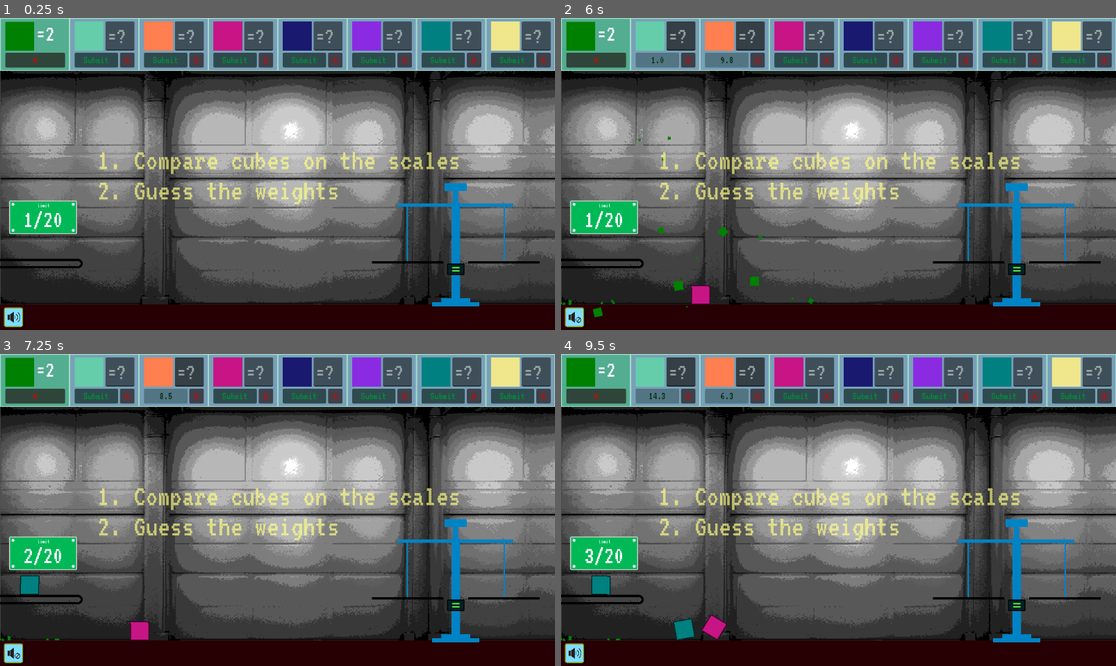
Above: before the commit, frames 1-4 (two rows, left to right).
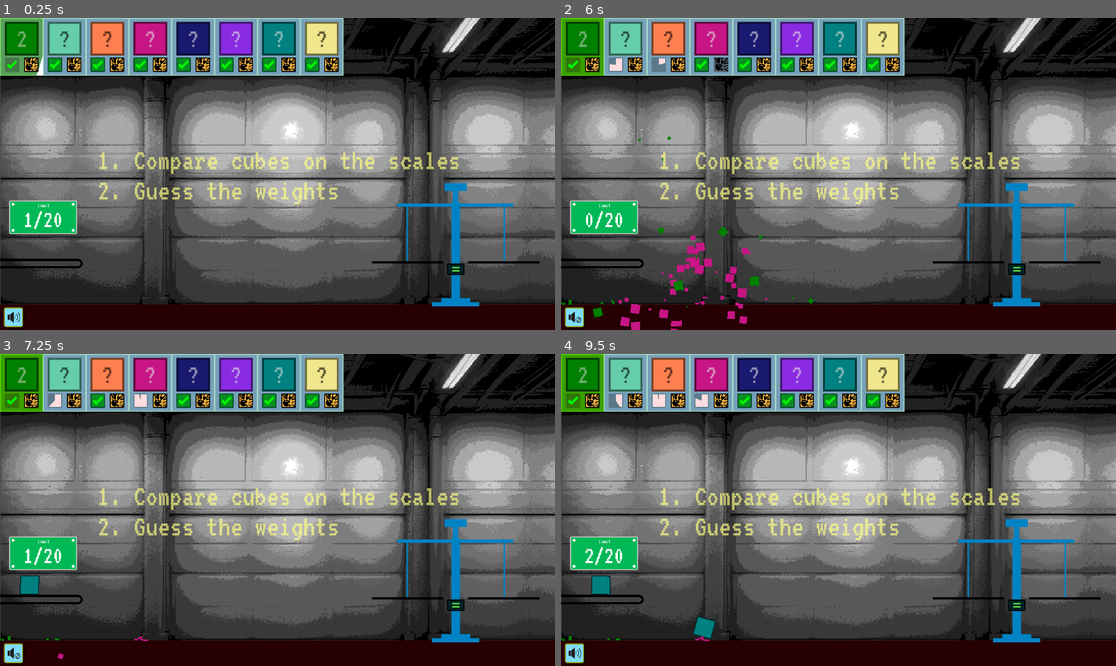
Above: after the commit, the same moments.

Repository: bjornarprytz/scale
Game: Godot game, scene res://main.tscn
Same seed, same stepped clock (60 frames per second), same inputs: the game is played once before the commit and once after it.
Inputs (mouse positions are in pixels of both pictures, inside the frame that each line leads up to):
- Up to frame 1 (0.25 s): no input
- Up to frame 2 (6 s): click (594, 58) at 0.5 s, where only the run before the commit has a clickable "X"; click (594, 64) at 1.27 s; click (655, 61) at 2 s, where only the run before the commit has a clickable "Submit"; click (688, 61) at 2.75 s, where only the run before the commit has a clickable "X"; click (616, 64) at 3.52 s; click (577, 317) at 4.25 s; click (594, 64) at 5.02 s; click (727, 61) at 5.75 s, where only the run before the commit has a clickable "Submit"
- Up to frame 3 (7.25 s): click (138, 400) at 6.52 s
- Up to frame 4 (9.5 s): click (577, 653) at 7.25 s; click (594, 400) at 8.02 s; click (655, 397) at 8.75 s, where only the run before the commit has a clickable "Submit"

The runs differ from the first frame. In frame 1, 16% of the frame differs, in the area x 0-100%, y 0-19%; in frame 2, 18%, in the area x 0-100%, y 0-100%; in frame 3, 17%; in frame 4, 17%.

Commit message:
Compressed answer ui

Diff:
--- a/src/autoload/autoload.gd
+++ b/src/autoload/autoload.gd
@@ -57,3 +57,21 @@
 		wrong_answers += 1
 
 	return false
+
+static func get_contrast(c : Color) -> Color:
+	var red = c.r
+	var green = c.g
+	var blue = c.b
+	var alpha = c.a
+
+	# Convert red, green, and blue to relative luminance
+	var relative_luminance = 0.2126 * red + 0.7152 * green + 0.0722 * blue
+
+	# Determine if the contrast color should be light or dark
+	var contrast_color: Color
+	if relative_luminance > 0.5:
+		contrast_color = Color(0, 0, 0, alpha)
+	else:
+		contrast_color = Color(1, 1, 1, alpha)
+
+	return contrast_color
--- a/src/main.gd
+++ b/src/main.gd
@@ -6,7 +6,6 @@
 
 @onready var cube_spawner = preload("res://things/cube.tscn")
 @onready var answer_spawner = preload("res://things/answer.tscn")
-@onready var known_spawner = preload("res://things/known.tscn")
 
 @onready var spawn_point : Node2D = $SpawnPoint
 @onready var info : GridContainer = $UIBack/Control/AnswerGrid
@@ -22,11 +21,9 @@
 	Autoload.game_over.connect(_game_over)
 
 	var known_info = Autoload.kinds.pick_random()
-	Autoload.submit_answer(known_info, known_info.weight)
 
-	var kn = known_spawner.instantiate()
-	kn.set_kind(known_info)
-
+	var kn = answer_spawner.instantiate() as AnswerField
+	kn.set_kind(known_info, true)
 	info.add_child(kn)
 
 	for k in Autoload.kinds:
@@ -60,23 +57,17 @@
 		tween.tween_property($UIFore/Credits, "position:y", -900, 10.0)
 
 func _shortcut_input(event: InputEvent) -> void:
-
 	if (event.keycode == KEY_TAB):
 		var first : AnswerField
-		var previous : AnswerField
 		for a in $UIBack/Control/AnswerGrid.get_children():
 			if !(a is AnswerField) or !a.editable:
 				continue
 			var answer_field = a as AnswerField
+			if (answer_field.focus):
+				return
 
 			if first == null:
 				first = answer_field
-
-			if (previous != null and previous.focus):
-				answer_field.focus = true
-				return
-
-			previous = answer_field
 
 		first.focus = true
 
--- a/src/main.tscn
+++ b/src/main.tscn
@@ -282,7 +282,7 @@
 text = "[rainbow]Credits[/rainbow]
 
 
-[wave freq=10.0 amp=30]Music by KBHMF[/wave]
+[wave freq=10.0 amp=30]Music by KBHMFS[/wave]
 
 
 
--- a/src/things/answer.gd
+++ b/src/things/answer.gd
@@ -4,12 +4,14 @@
 
 var my_kind : ElementCube.Kind
 var is_submitting : bool
+var is_known : bool
 
-@onready var text_edit : TextEdit = $Answer/H/TextEdit
+@onready var text_edit : LineEdit = $Answer/H/TextEdit
 @onready var submit : Button = $Answer/H2/Submit
 @onready var clear : Button = $Answer/H2/Clear
-@onready var sheen : ColorRect = $Answer/H2/Submit/Sheen
+@onready var sheen : ColorRect = $Sheen
 @onready var color_cube : ColorRect = $Answer/H/CubeColor
+@onready var cooldown : TextureProgressBar = $Answer/H2/Submit/Cooldown
 
 @onready var correct_effect = preload("res://things/correct-2-46134.mp3")
 @onready var wrong_effect = preload("res://things/wrong-47985.mp3")
@@ -27,15 +29,30 @@
 		else:
 			text_edit.release_focus()
 
+func set_kind(kind: ElementCube.Kind, known := false):
+	$Answer/H/CubeColor.modulate = kind.color
+	my_kind = kind
+	is_known = known
+	$Answer/H/TextEdit.modulate = Autoload.get_contrast(kind.color)
+
+func _force_correct():
+	$Answer/H/TextEdit.text = str(my_kind.weight)
+	_submit(str(my_kind.weight))
+
+
 func _ready() -> void:
 	clear.button_down.connect(_clear)
 	submit.button_down.connect(_submit)
 	text_edit.text_changed.connect(_on_text_input)
+	text_edit.text_submitted.connect(_submit)
+
+	if (is_known):
+		_force_correct()
 
 func _clear():
 	Autoload.purge.emit(my_kind)
 
-func _submit():
+func _submit(text: String):
 	if (is_submitting):
 		return
 
@@ -45,41 +62,44 @@
 
 	var tween = create_tween()
 
-	if (Autoload.submit_answer(my_kind, int(text_edit.text))):
-		submit.text = "Solved!"
+	if (Autoload.submit_answer(my_kind, int(text))):
 		tween.tween_property(self, "self_modulate", Color.WHITE, 0.08)
 		tween.set_parallel()
-		tween.tween_property(sheen, "position:x", 150.0, 0.3)
+		tween.tween_property(sheen, "position:x", 200.0, 0.4)
 		tween.tween_property(self, "self_modulate", Color.LAWN_GREEN, 0.5)
+		text_edit.focus_mode = Control.FOCUS_NONE
 		$Effect.stream = correct_effect
 		$Effect.play()
 		await tween.finished
 	else:
 		Autoload.purge.emit(my_kind)
 
+		$Answer/H2/Submit/Icon.visible = false
 		var penalty = float((Autoload.wrong_answers)) * 5.0
-		tween.tween_method(_set_submit_text_countdown, penalty, 0.0, penalty)
+		cooldown.value = 100
+		cooldown.visible = true
+		tween.tween_property(cooldown, "value", 0, penalty)
 		$Effect.stream = wrong_effect
 		$Effect.play()
 		await tween.finished
 		text_edit.editable = true
 		text_edit.clear()
+		cooldown.visible = false
+		$Answer/H2/Submit/Icon.visible = true
 		submit.disabled = false
-		submit.text = "Submit"
 
 	is_submitting = false
 
 func _set_submit_text_countdown(t: float):
 	submit.text = "%0.1f" % t
 
-func _on_text_input():
+func _on_text_input(new_text : String):
 	var final_text = ""
-	var should_submit = text_edit.text.ends_with('\n')
 
 	var regex = RegEx.new()
 	regex.compile("[0-9]")
 
-	var regex_match = regex.search_all(text_edit.text)
+	var regex_match = regex.search_all(new_text)
 	if regex_match:
 		for i in range(0,regex_match.size()):
 			final_text += regex_match[i].get_string()
@@ -90,9 +110,5 @@
 	text_edit.text = final_text
 	text_edit.set_caret_column(final_text.length())
 
-	if should_submit and text_edit.text.length() > 0:
-		_submit()
-
-func set_kind(kind: ElementCube.Kind):
-	$Answer/H/CubeColor.modulate = kind.color
-	my_kind = kind
+func _on_submit_pressed() -> void:
+	_submit(text_edit.text)
--- a/src/things/answer.tscn
+++ b/src/things/answer.tscn
@@ -1,7 +1,10 @@
-[gd_scene load_steps=6 format=3 uid="uid://bolcr315p01ql"]
+[gd_scene load_steps=14 format=3 uid="uid://bolcr315p01ql"]
 
 [ext_resource type="Script" path="res://things/answer.gd" id="1_rjccp"]
 [ext_resource type="FontFile" uid="uid://ck5dgaslygqp3" path="res://things/VT323-Regular.ttf" id="1_ry2qf"]
+[ext_resource type="Texture2D" uid="uid://6lq6obmsgh10" path="res://things/ok-2307342_1280.png" id="3_5uqmw"]
+[ext_resource type="Texture2D" uid="uid://c4v707mod2ko4" path="res://things/explosive.png" id="4_3fj1b"]
+[ext_resource type="Texture2D" uid="uid://dscec4wxigo04" path="res://things/white-square.png" id="4_oe066"]
 
 [sub_resource type="StyleBoxFlat" id="StyleBoxFlat_bey85"]
 bg_color = Color(0.466667, 0.627451, 0.721569, 1)
@@ -13,20 +16,59 @@
 
 [sub_resource type="Theme" id="Theme_cqygd"]
 default_font = ExtResource("1_ry2qf")
-default_font_size = 48
+default_font_size = 56
+
+[sub_resource type="StyleBoxEmpty" id="StyleBoxEmpty_75pex"]
+
+[sub_resource type="StyleBoxEmpty" id="StyleBoxEmpty_nctwy"]
+
+[sub_resource type="StyleBoxEmpty" id="StyleBoxEmpty_24a2d"]
+
+[sub_resource type="StyleBoxFlat" id="StyleBoxFlat_yuf1i"]
+bg_color = Color(0.0313726, 0.564706, 0.121569, 1)
+border_width_left = 2
+border_width_top = 2
+border_width_right = 2
+border_width_bottom = 2
+border_color = Color(0.0156863, 0.25098, 0.152941, 1)
+corner_radius_top_left = 2
+corner_radius_top_right = 2
+corner_radius_bottom_right = 2
+corner_radius_bottom_left = 2
+anti_aliasing = false
 
 [sub_resource type="Theme" id="Theme_50a6j"]
 default_font = ExtResource("1_ry2qf")
 default_font_size = 22
 
+[sub_resource type="StyleBoxFlat" id="StyleBoxFlat_w1w6d"]
+bg_color = Color(1, 0.72549, 0.254902, 1)
+border_width_left = 2
+border_width_top = 2
+border_width_right = 2
+border_width_bottom = 2
+border_color = Color(0, 0, 0, 1)
+corner_radius_top_left = 2
+corner_radius_top_right = 2
+corner_radius_bottom_right = 2
+corner_radius_bottom_left = 2
+anti_aliasing = false
+
 [node name="Panel" type="Panel"]
-custom_minimum_size = Vector2(0, 110)
-offset_top = 1.0
-offset_right = 154.0
-offset_bottom = 104.0
-size_flags_horizontal = 3
+clip_contents = true
+custom_minimum_size = Vector2(90, 120)
+offset_right = 90.0
+offset_bottom = 120.0
 theme_override_styles/panel = SubResource("StyleBoxFlat_bey85")
 script = ExtResource("1_rjccp")
+
+[node name="Sheen" type="ColorRect" parent="."]
+layout_mode = 0
+offset_left = -16.0
+offset_top = -17.0
+offset_right = -1.0
+offset_bottom = 128.0
+rotation = 0.306303
 
 [node name="Answer" type="VBoxContainer" parent="."]
 layout_mode = 1
@@ -35,53 +77,138 @@
 anchor_top = 0.5
 anchor_right = 0.5
 anchor_bottom = 0.5
-offset_left = -62.0
-offset_top = -48.0
-offset_right = 62.0
-offset_bottom = 48.0
+offset_left = -35.0
+offset_top = -52.0
+offset_right = 35.0
+offset_bottom = 52.0
 grow_horizontal = 2
 grow_vertical = 2
 
-[node name="H" type="HBoxContainer" parent="Answer"]
+[node name="H" type="Control" parent="Answer"]
+custom_minimum_size = Vector2(70, 70)
 layout_mode = 2
 
 [node name="CubeColor" type="ColorRect" parent="Answer/H"]
-custom_minimum_size = Vector2(60, 60)
-layout_mode = 2
-size_flags_horizontal = 3
-
-[node name="TextEdit" type="TextEdit" parent="Answer/H"]
-custom_minimum_size = Vector2(60, 60)
-layout_mode = 2
+custom_minimum_size = Vector2(70, 70)
+layout_mode = 2
+offset_right = 60.0
+offset_bottom = 60.0
+size_flags_horizontal = 3
+
+[node name="CubeColor" type="ColorRect" parent="Answer/H/CubeColor"]
+layout_mode = 0
+offset_right = 4.0
+offset_bottom = 70.0
+size_flags_horizontal = 3
+color = Color(0.47451, 0.47451, 0.47451, 1)
+
+[node name="CubeColor2" type="ColorRect" parent="Answer/H/CubeColor"]
+layout_mode = 0
+offset_left = 66.0
+offset_right = 70.0
+offset_bottom = 70.0
+size_flags_horizontal = 3
+color = Color(0.47451, 0.47451, 0.47451, 1)
+
+[node name="CubeColor3" type="ColorRect" parent="Answer/H/CubeColor"]
+layout_mode = 0
+offset_left = 70.0
+offset_right = 74.0
+offset_bottom = 70.0
+rotation = 1.57079
+size_flags_horizontal = 3
+color = Color(0.47451, 0.47451, 0.47451, 1)
+
+[node name="CubeColor4" type="ColorRect" parent="Answer/H/CubeColor"]
+layout_mode = 0
+offset_left = 70.0
+offset_top = 66.0
+offset_right = 74.0
+offset_bottom = 136.0
+rotation = 1.57079
+size_flags_horizontal = 3
+color = Color(0.47451, 0.47451, 0.47451, 1)
+
+[node name="TextEdit" type="LineEdit" parent="Answer/H"]
+custom_minimum_size = Vector2(70, 50)
+layout_mode = 0
+offset_left = -17.0
+offset_top = 7.0
+offset_right = 87.0
+offset_bottom = 64.0
 theme = SubResource("Theme_cqygd")
-placeholder_text = "=?"
-scroll_fit_content_height = true
+theme_override_colors/font_outline_color = Color(0, 0, 0, 0)
+theme_override_colors/selection_color = Color(0, 0, 0, 0)
+theme_override_constants/caret_width = 3
+theme_override_styles/normal = SubResource("StyleBoxEmpty_75pex")
+theme_override_styles/focus = SubResource("StyleBoxEmpty_nctwy")
+theme_override_styles/read_only = SubResource("StyleBoxEmpty_24a2d")
+placeholder_text = "?"
+alignment = 1
+max_length = 2
+context_menu_enabled = false
+shortcut_keys_enabled = false
+middle_mouse_paste_enabled = false
+selecting_enabled = false
+caret_blink = true
 
 [node name="H2" type="HBoxContainer" parent="Answer"]
 layout_mode = 2
+theme_override_constants/separation = 10
 
 [node name="Submit" type="Button" parent="Answer/H2"]
-modulate = Color(0, 0.643137, 0.270588, 1)
+custom_minimum_size = Vector2(30, 30)
+layout_mode = 2
+focus_mode = 0
+theme_override_styles/normal = SubResource("StyleBoxFlat_yuf1i")
+
+[node name="Icon" type="TextureRect" parent="Answer/H2/Submit"]
+modulate = Color(0, 0.956863, 0, 1)
+layout_mode = 2
+offset_left = 4.0
+offset_top = 6.0
+offset_right = 26.0
+offset_bottom = 27.0
+mouse_filter = 2
+theme = SubResource("Theme_50a6j")
+texture = ExtResource("3_5uqmw")
+expand_mode = 1
+stretch_mode = 4
+
+[node name="Cooldown" type="TextureProgressBar" parent="Answer/H2/Submit"]
+visible = false
+layout_mode = 0
+offset_left = 2.0
+offset_top = 2.0
+offset_right = 28.0
+offset_bottom = 28.0
+value = 100.0
+fill_mode = 4
+nine_patch_stretch = true
+texture_progress = ExtResource("4_oe066")
+tint_under = Color(0, 0, 0, 1)
+tint_progress = Color(1, 0.866667, 0.878431, 1)
+
+[node name="Clear" type="Button" parent="Answer/H2"]
 clip_contents = true
-custom_minimum_size = Vector2(30, 0)
-layout_mode = 2
-size_flags_horizontal = 3
+custom_minimum_size = Vector2(30, 30)
+layout_mode = 2
+focus_mode = 0
+theme_override_styles/normal = SubResource("StyleBoxFlat_w1w6d")
+
+[node name="Icon" type="TextureRect" parent="Answer/H2/Clear"]
+modulate = Color(0, 0, 0, 1)
+layout_mode = 0
+offset_left = -1.0
+offset_top = -24.0
+offset_right = 56.0
+offset_bottom = 31.0
+mouse_filter = 2
 theme = SubResource("Theme_50a6j")
-theme_override_colors/font_disabled_color = Color(0, 0.223529, 0.184314, 1)
-text = "Submit"
-
-[node name="Sheen" type="ColorRect" parent="Answer/H2/Submit"]
-layout_mode = 0
-offset_left = -28.0
-offset_top = -16.0
-offset_right = -13.0
-offset_bottom = 43.0
-rotation = 0.532896
-
-[node name="Clear" type="Button" parent="Answer/H2"]
-modulate = Color(1, 0, 0, 1)
-custom_minimum_size = Vector2(30, 0)
-layout_mode = 2
-text = "X"
+texture = ExtResource("4_3fj1b")
+expand_mode = 1
+stretch_mode = 4
 
 [node name="Effect" type="AudioStreamPlayer2D" parent="."]
+
+[connection signal="pressed" from="Answer/H2/Submit" to="." method="_on_submit_pressed"]
--- a/src/things/cube.gd
+++ b/src/things/cube.gd
@@ -42,7 +42,7 @@
 func _reveal_weight():
 	$Weight.clear()
 	$Weight.append_text("[center]"+str(kind.weight))
-	$Weight.modulate = _get_contrast(kind.color)
+	$Weight.modulate = Autoload.get_contrast(kind.color)
 
 func _physics_process(delta: float) -> void:
 	var vp_rect = get_viewport_rect().grow(60.0)
@@ -127,21 +127,3 @@
 func _on_mouse_exited() -> void:
 	hovered = false
 	light.visible = false
-
-func _get_contrast(c : Color) -> Color:
-	var red = c.r
-	var green = c.g
-	var blue = c.b
-	var alpha = c.a
-
-	# Convert red, green, and blue to relative luminance
-	var relative_luminance = 0.2126 * red + 0.7152 * green + 0.0722 * blue
-
-	# Determine if the contrast color should be light or dark
-	var contrast_color: Color
-	if relative_luminance > 0.5:
-		contrast_color = Color(0, 0, 0, alpha)
-	else:
-		contrast_color = Color(1, 1, 1, alpha)
-
-	return contrast_color
--- a/src/things/known.gd
+++ /dev/null
@@ -1,14 +0,0 @@
-extends Panel
-
-var my_kind
-
-func _ready() -> void:
-	$Known/Button.button_down.connect(_click)
-
-func _click():
-	Autoload.purge.emit(my_kind)
-
-func set_kind(kind: ElementCube.Kind):
-	$Known/H/ColorRect.color = kind.color
-	$Known/H/Known.text = "=" + str(kind.weight)
-	my_kind = kind
--- a/src/things/known.tscn
+++ /dev/null
@@ -1,59 +0,0 @@
-[gd_scene load_steps=5 format=3 uid="uid://bqkl2fyr4no5r"]
-
-[ext_resource type="FontFile" uid="uid://ck5dgaslygqp3" path="res://things/VT323-Regular.ttf" id="1_lolog"]
-[ext_resource type="Script" path="res://things/known.gd" id="1_pjv5l"]
-
-[sub_resource type="StyleBoxFlat" id="StyleBoxFlat_85vmn"]
-bg_color = Color(0.32549, 0.678431, 0.564706, 1)
-border_width_left = 2
-border_width_top = 2
-border_width_right = 2
-border_width_bottom = 2
-border_color = Color(0.643137, 0.85098, 0.780392, 1)
-
-[sub_resource type="Theme" id="Theme_cqygd"]
-default_font = ExtResource("1_lolog")
-default_font_size = 48
-
-[node name="Panel" type="Panel"]
-custom_minimum_size = Vector2(0, 110)
-offset_top = 1.0
-offset_right = 154.0
-offset_bottom = 111.0
-size_flags_horizontal = 3
-theme_override_styles/panel = SubResource("StyleBoxFlat_85vmn")
-script = ExtResource("1_pjv5l")
-
-[node name="Known" type="VBoxContainer" parent="."]
-layout_mode = 1
-anchors_preset = 8
-anchor_left = 0.5
-anchor_top = 0.5
-anchor_right = 0.5
-anchor_bottom = 0.5
-offset_left = -62.0
-offset_top = -47.5
-offset_right = 62.0
-offset_bottom = 47.5
-grow_horizontal = 2
-grow_vertical = 2
-
-[node name="H" type="HBoxContainer" parent="Known"]
-layout_mode = 2
-
-[node name="ColorRect" type="ColorRect" parent="Known/H"]
-custom_minimum_size = Vector2(60, 60)
-layout_mode = 2
-size_flags_horizontal = 3
-
-[node name="Known" type="RichTextLabel" parent="Known/H"]
-custom_minimum_size = Vector2(60, 60)
-layout_mode = 2
-theme = SubResource("Theme_cqygd")
-text = "=5"
-
-[node name="Button" type="Button" parent="Known"]
-modulate = Color(1, 0, 0, 1)
-custom_minimum_size = Vector2(30, 0)
-layout_mode = 2
-text = "X"
Binary file added: src/things/explosive.png
Not shown, added: src/things/explosive.png.import
Binary file added: src/things/ok-2307342_1280.png
Not shown, added: src/things/ok-2307342_1280.png.import
Not shown, changed: readme.md
